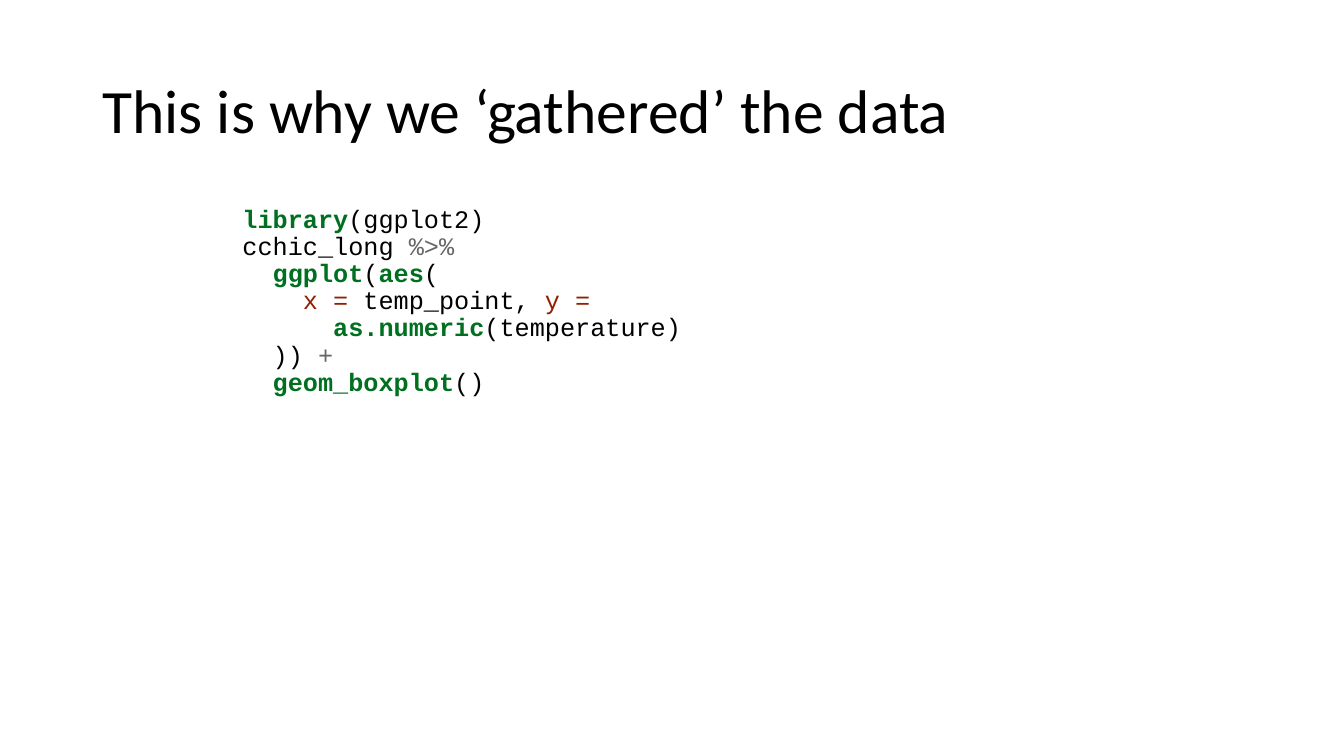
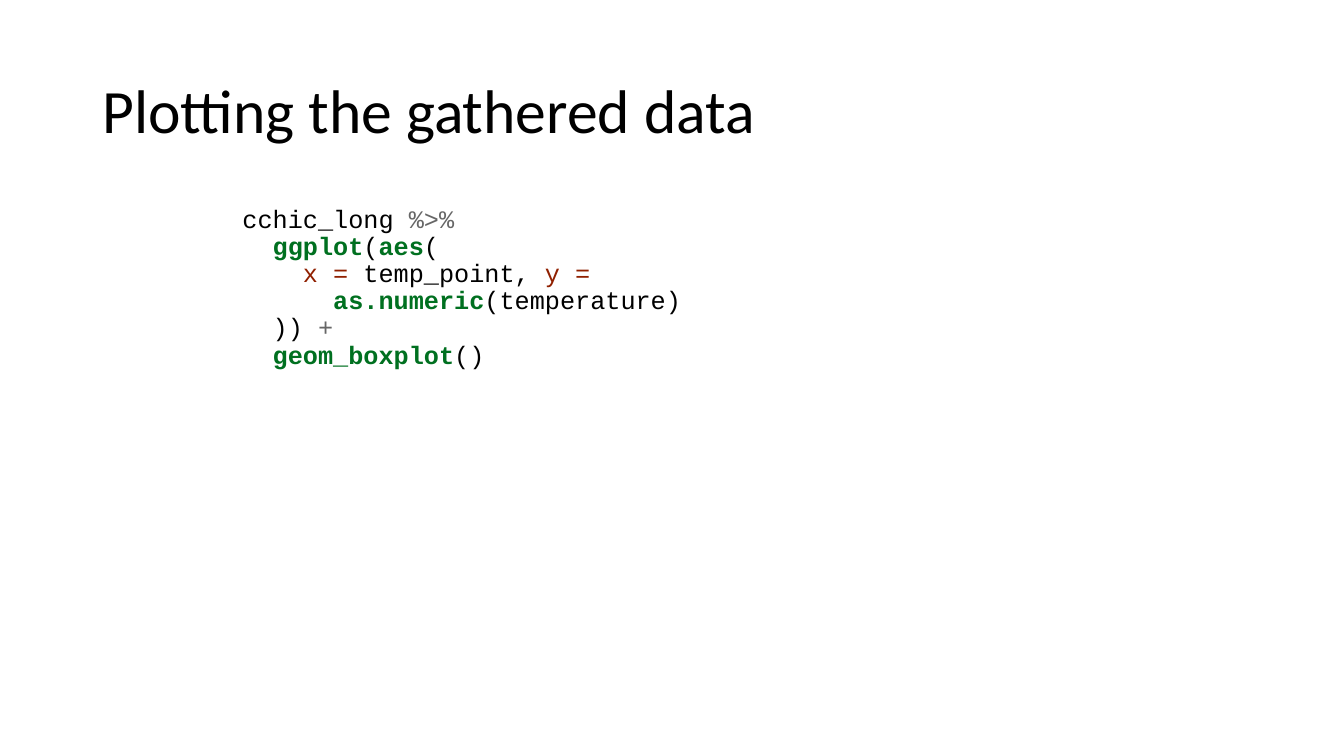
Before and after one commit to ClinicianCoders/ClinicianCoders, a slide deck: slide 32 of Workshops/Workshop4.pptx (slide 30 before the commit). Drawn at 1344x756 pixels with LibreOffice and Linux fonts; fonts in the diff are those of the drawing. Boxes give left, top, right and bottom in pixels: in the first picture for what was removed or moved away, otherwise in the second. Text is boxed around its words. In the diff, an @@ line names an element or a change of style, - is before the commit and + after.

```diff
--- a/Workshops/Workshop4.pptx
+++ b/Workshops/Workshop4.pptx
@@ title at [102, 90, 755, 144]: text changed @@
-This is why we ‘gathered’ the data
+Plotting the gathered data
@@ text at [242, 209, 681, 370]: text changed @@
-library(ggplot2)
-cchic_long %>%
-ggplot(aes(
-x = temp_point, y =
-as.numeric(temperature)
-)) +
-geom_boxplot()
+cchic_long %>%
+ggplot(aes(
+x = temp_point, y =
+as.numeric(temperature)
+)) +
+geom_boxplot()
```
Also in this commit, not shown: 11 other slides changed, 2 slides added, 7 other files.
